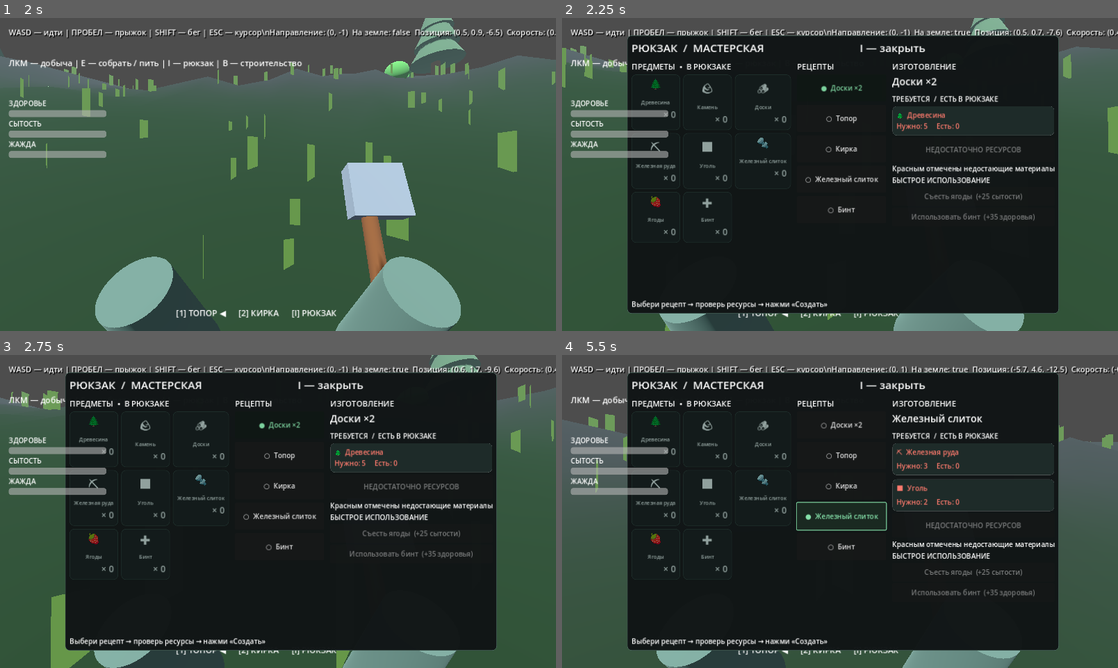
Above: before the commit, frames 1-4 (two rows, left to right).
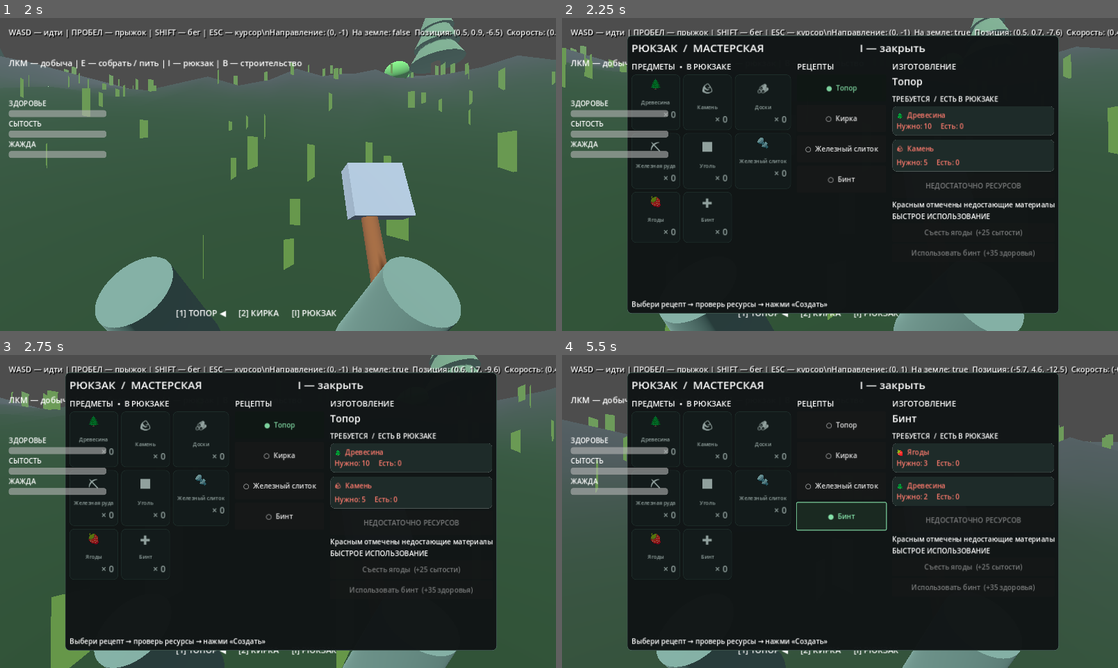
Above: after the commit, the same moments.

Repository: noval000/survival
Game: Godot game, scene res://scenes/Main.tscn
The game is run twice, just before and just after one commit, with the same random seed, the same clock (stepped at 60 frames per second) and the same inputs.
Inputs (mouse positions are in pixels of both pictures, inside the frame that each line leads up to):
- Up to frame 1 (2 s): tap Enter at 0.5 s; move the mouse to (305, 174) at 0.52 s; hold Shift (sprint) 0.53-1.28 s; hold W (move_forward) from 0.53 s (still down); click (305, 174) at 0.67 s; tap Space (jump) at 0.77, 1.52 s; move the mouse to (250, 174) at 1.27 s; tap E at 1.35 s
- Up to frame 2 (2.25 s): keep holding W (move_forward); move the mouse to (851, 168) at 2.02 s; tap I at 2.1 s
- Up to frame 3 (2.75 s): keep holding W (move_forward)
- Up to frame 4 (5.5 s): move the mouse to (812, 574) at 2.77 s; tap B at 2.85 s; click (812, 574) at 2.92 s; tap Space (jump) at 3.02, 3.77, 4.52 s; move the mouse to (1006, 558) at 3.52 s; release W (move_forward) at 3.53 s; hold A (move_left) 3.53-5.03 s; tap 1 at 3.6 s; move the mouse to (673, 464) at 4.27 s; tap 2 at 4.35 s; move the mouse to (867, 511) at 5.02 s; hold S (move_backward) from 5.03 s (still down); tap 3 at 5.1 s; click (867, 511) at 5.17 s

Frame 1 is identical in both runs. In frame 2, 3.1% of the frame differs, in the area x 43-89%, y 19-77%; in frame 3, 3.1%; in frame 4, 3.7%, in the area x 43-89%, y 18-78%.

Commit message:
Remove plank crafting and prepare quantity controls

Diff:
--- a/godot/scripts/InventoryUI.gd
+++ b/godot/scripts/InventoryUI.gd
@@ -1,6 +1,6 @@
 extends CanvasLayer
 
-signal craft_requested(recipe: String)
+signal craft_requested(recipe: String, quantity: int)
 signal consumable_requested(kind: String)
 
 const ITEMS := {
@@ -14,11 +14,10 @@
     "bandage": ["Бинт", "✚"]
 }
 const RECIPES := {
-    "plank": ["Доски ×2", {"wood": 5}],
     "axe": ["Топор", {"wood": 10, "stone": 5}],
     "pickaxe": ["Кирка", {"wood": 5, "stone": 10}],
     "iron_bar": ["Железный слиток", {"iron": 3, "coal": 2}],
-    "bandage": ["Бинт", {"berries": 3, "plank": 2}]
+    "bandage": ["Бинт", {"berries": 3, "wood": 2}]
 }
 var inventory: Dictionary = {}
 var tools: Dictionary = {}
@@ -30,7 +29,9 @@
 var recipe_buttons: Dictionary = {}
 var use_buttons: Dictionary = {}
 var recipe_list: VBoxContainer
-var selected_recipe := "plank"
+var selected_recipe := "axe"
+var quantity_input: SpinBox
+var max_button: Button
 var recipe_name: Label
 var ingredient_list: VBoxContainer
 var craft_button: Button
